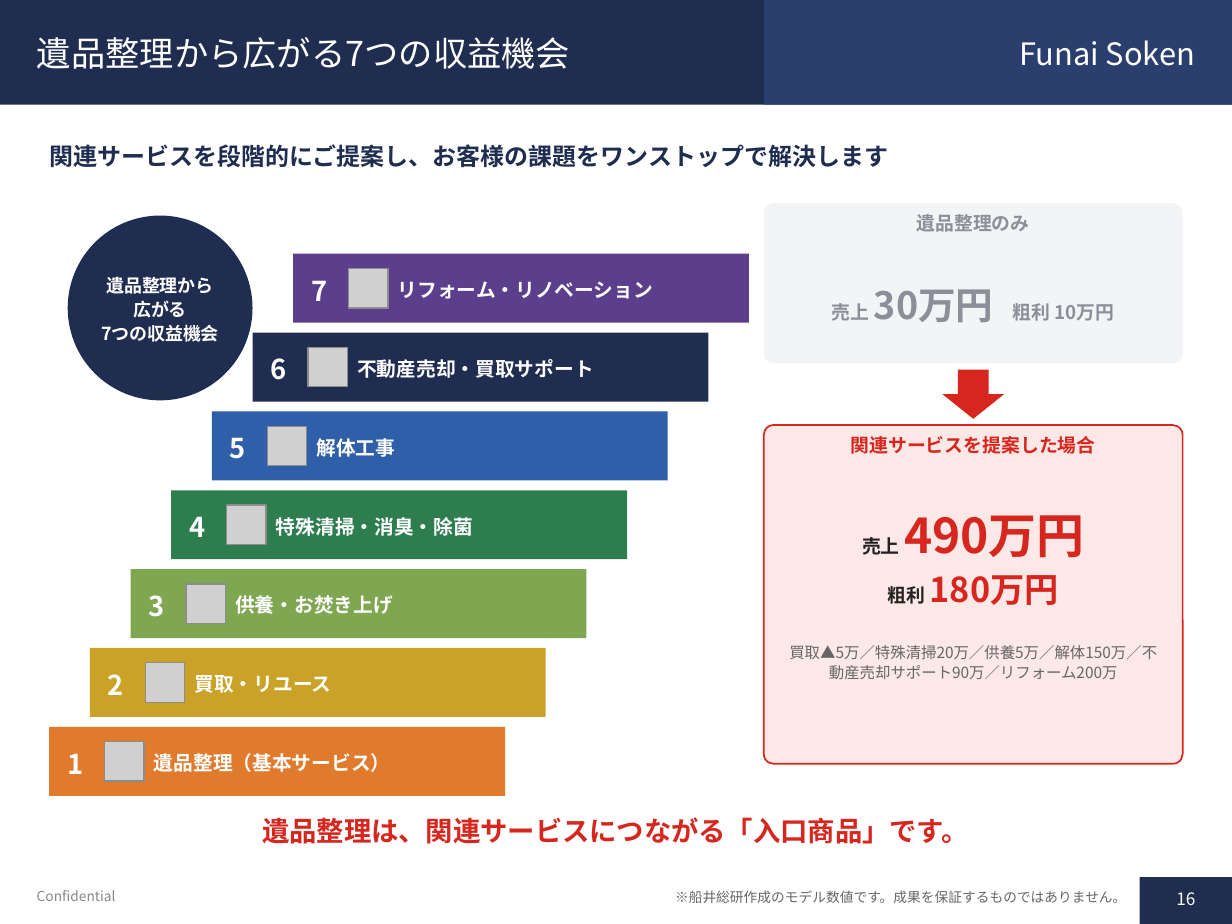
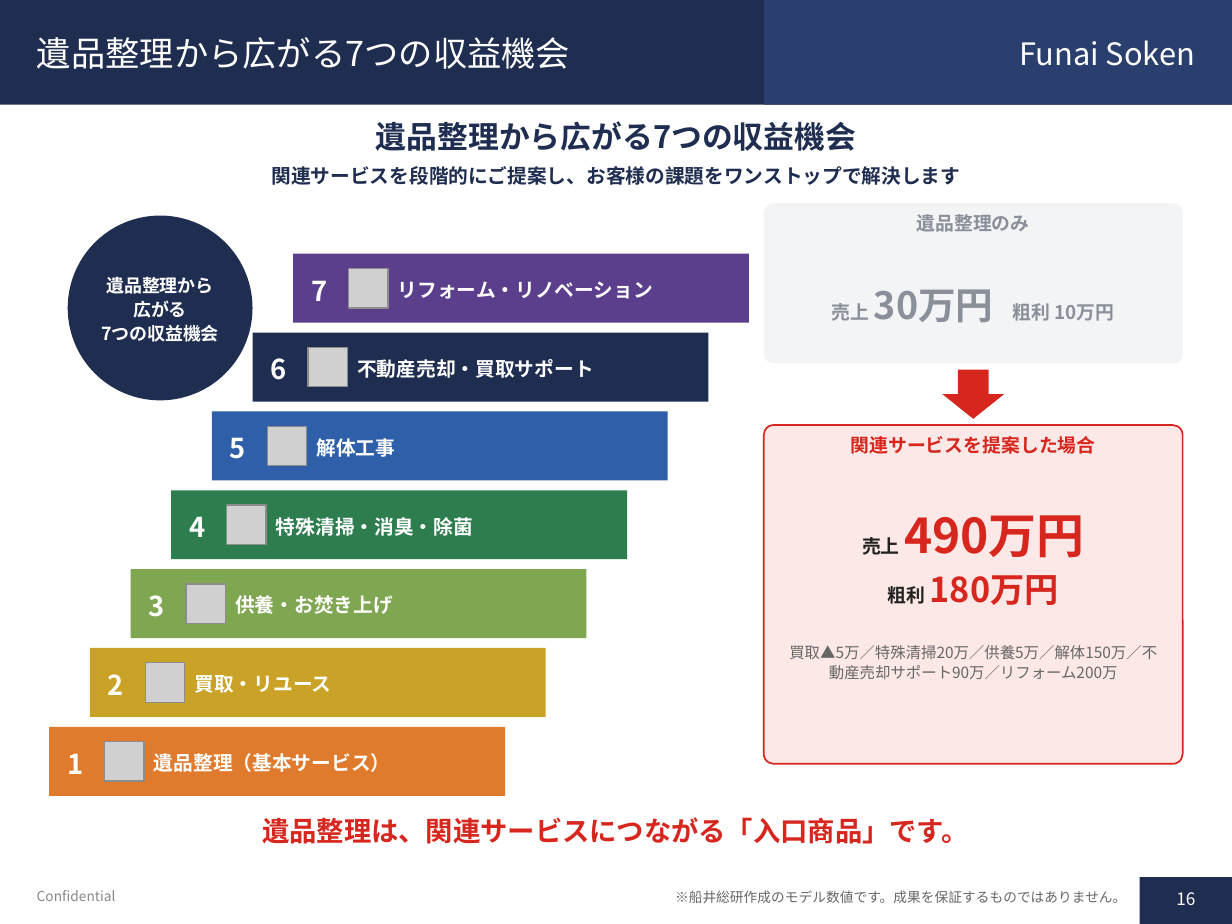
Before and after one commit to soshiro-iki-sys/-, a slide deck: slide 16 of proposals/遺品整理事業_企画書.pptx. Drawn at 1232x924 pixels with LibreOffice and Linux fonts; fonts in the diff are those of the drawing; grey boxes stand for pictures. Boxes give left, top, right and bottom in pixels: in the first picture for what was removed or moved away, otherwise in the second. Text is boxed around its words. In the diff, an @@ line names an element or a change of style, - is before the commit and + after.

```diff
--- a/proposals/遺品整理事業_企画書.pptx
+++ b/proposals/遺品整理事業_企画書.pptx
@@ text added at [376, 121, 856, 151], 18 pt, text #1F2D50, bold @@
+遺品整理から広がる7つの収益機会
@@ text "関連サービスを段階的にご提案し、お客様の課題をワンストップで解決します": place and size @@
-text "関連サービスを段階的にご提案し、お客様の課題をワンストップで解決します" at [49, 144, 888, 168]
+text "関連サービスを段階的にご提案し、お客様の課題をワンストップで解決します" at [271, 166, 960, 185]
@@ text "関連サービスを段階的にご提案し、お客様の課題をワンストップで解決します" at [271, 166, 960, 185]: size 14 to 11.5 pt; alignment left to centre @@
```
Also in this commit, not shown: 46 other slides changed, 1 other file.
